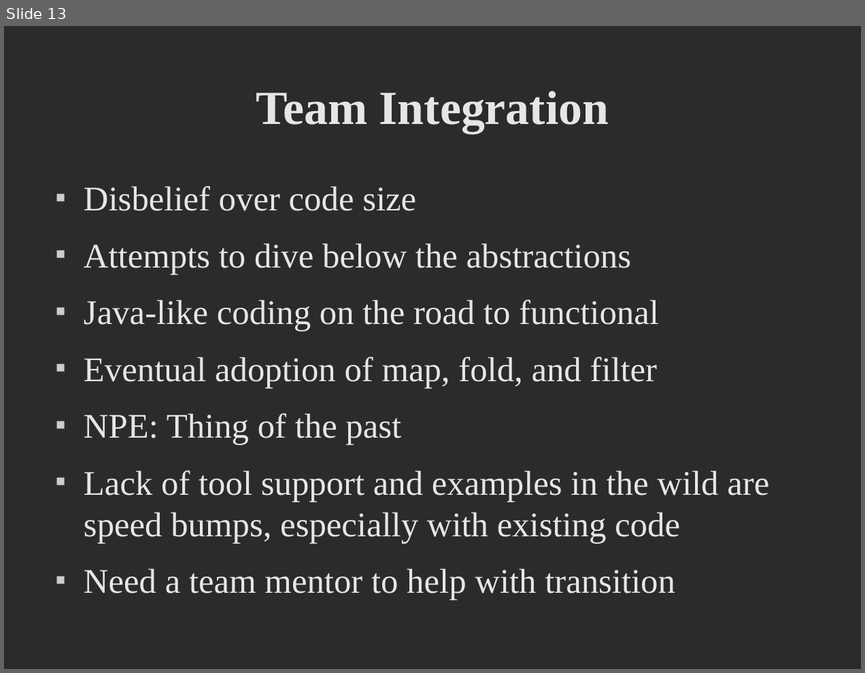
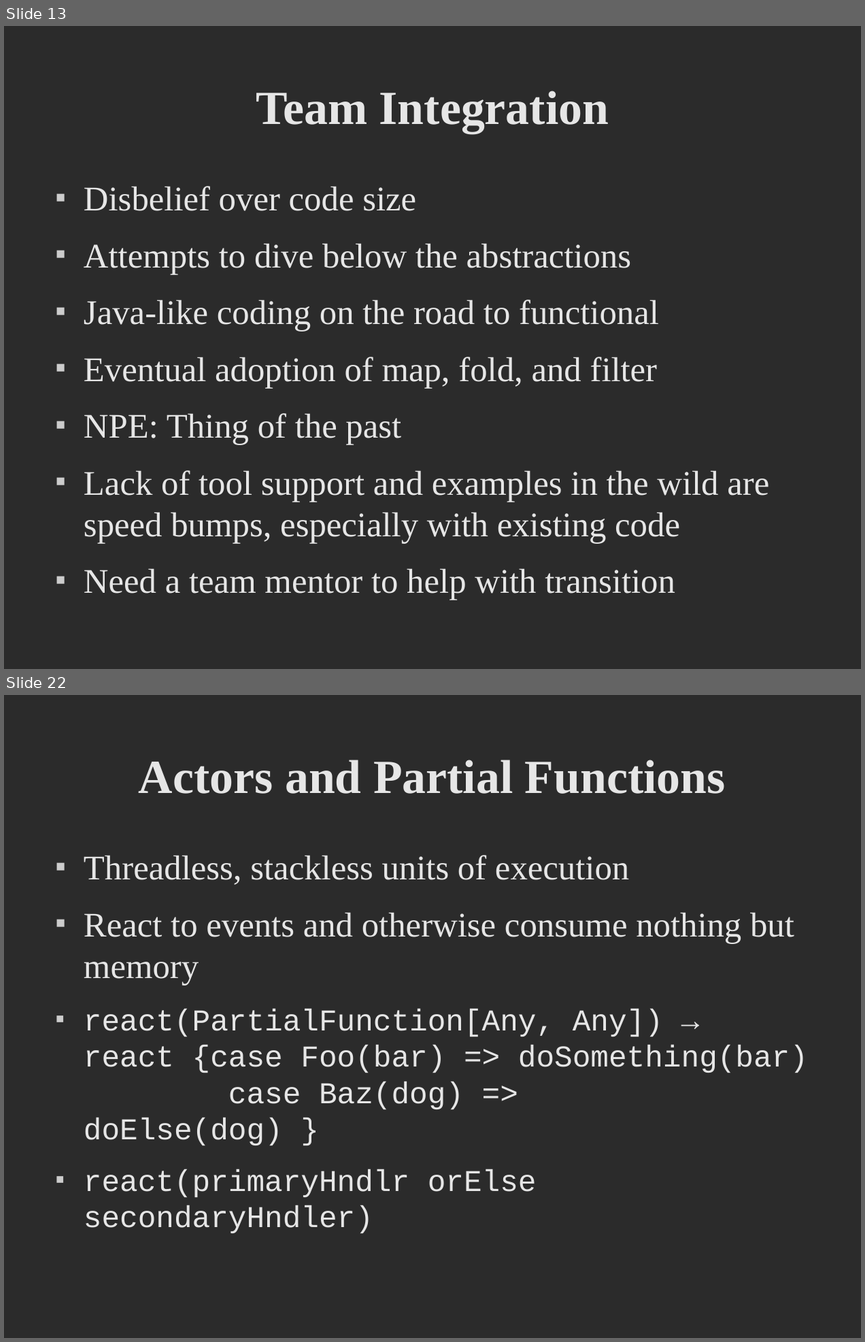
Before and after one commit to dpp/lift-samples, a slide deck: presentations/2008_dpp_CUFP/CUFP Preso.odp. Shown one above the other, each under a label of ours: slide 13 before the commit, slides 13 and 22 after it; the slides between them are not shown. The pictures are 865x673 and 865x1342 pixels, drawn with LibreOffice and Linux fonts; fonts in the diff are those of the drawing; background and template pictures are left out; a plain dark background stands for a picture behind light text. Boxes give left, top, right and bottom in pixels: in the first picture for what was removed or moved away, otherwise in the second. Text is boxed around its words. In the diff, an @@ line names an element or a change of style, - is before the commit and + after.

```diff
--- a/presentations/2008_dpp_CUFP/CUFP Preso.odp
+++ b/presentations/2008_dpp_CUFP/CUFP Preso.odp
@@ slide 22 added at <box>4,695,861,1338</box>, background picture (left out) @@
@@ title added at <box>139,760,725,794</box>, 44 pt, text #E6E6E6, bold @@
+Actors and Partial Functions
@@ text added at <box>84,855,808,1234</box>, 28 pt, text #E6E6E6 @@
+■ Threadless, stackless units of execution
+■ React to events and otherwise consume nothing but memory
+■ react(PartialFunction[Any, Any]) →
+  react {case Foo(bar) => doSomething(bar)
+  case Baz(dog) =>
+  doElse(dog) }
+■ react(primaryHndlr orElse secondaryHndler)
```
Also in this commit, not shown: 4 slides changed, 15 other slides added, 3 slides removed.
